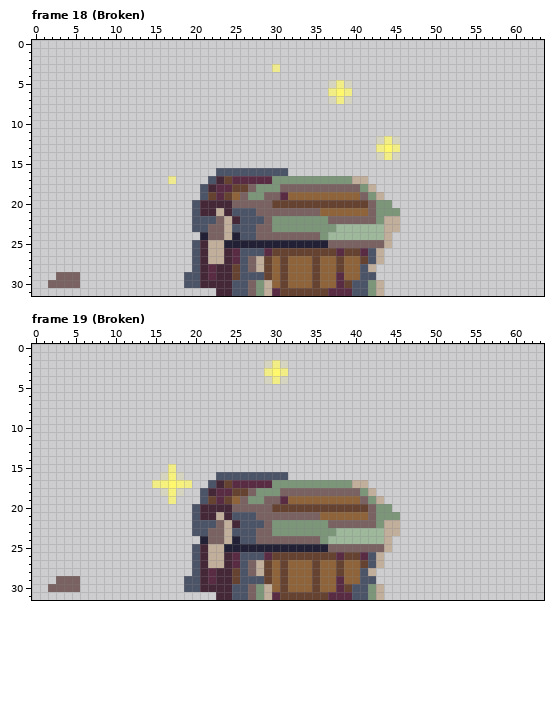
Two versions of one pixel-art file, NeverShallWeDie/Assets/Sprites/Interactables/Chest.aseprite. This is how it looked before the edit.
64x32 pixels, 36 frames. Pixels under 10% opacity are left out. Shown: frame 18 (Broken), frame 19 (Broken). The commit also changed other frames, which this record leaves out.
After:
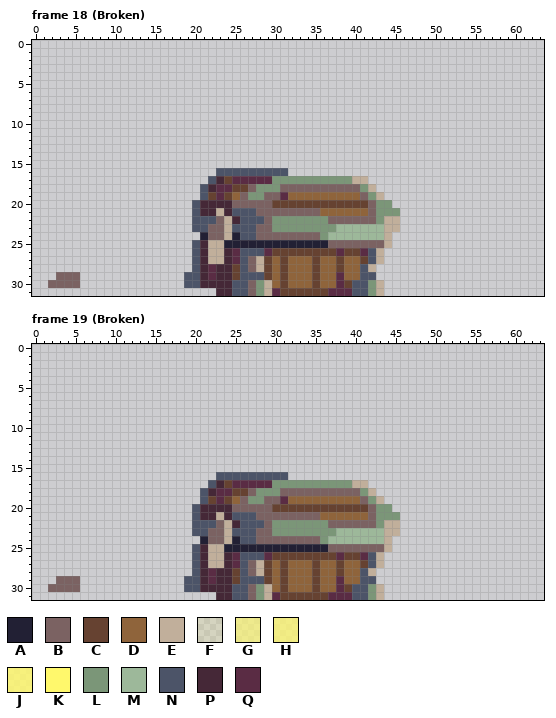
Palette (. is transparent): A #222034  B #7b6262  C #664231  D #8f643b  E #c1af9b  F #fff86c2a  G #fff86caa  H #fff86cbf  J #fff86cd4  K #fff86c  L #7b9678  M #9db89a  N #4c5468  P #452837  Q #5a2c44
What changed:
Frame 18 (Broken), layer "FX2":
Colour F is removed in row 5 at x 37 and 39; in row 7 at x 37 and 39; in row 12 at x 43 and 45; in row 14 at x 43 and 45.
Colour G is removed in row 3 at x 30; in row 17 at x 17.
Colour H is removed in row 5 at x 38; in row 6 at x 37 and 39; in row 7 at x 38; in row 12 at x 44; in row 13 at x 43 and 45; in row 14 at x 44.
Colour K is removed in row 6 at x 38; in row 13 at x 44.
Frame 19 (Broken), layer "FX2":
Colour F is removed in row 2 at x 29 and 31; in row 4 at x 29 and 31; in row 16 at x 16 and 18; in row 18 at x 16 and 18.
Colour H is removed in row 2 at x 30; in row 3 at x 29 and 31; in row 4 at x 30; in row 15 at x 17; in row 17 at x 15 and 19; in row 19 at x 17.
Colour J is removed in row 16 at x 17; in row 17 at x 16 and 18; in row 18 at x 17.
Colour K is removed in row 3 at x 30; in row 17 at x 17.
Boxes around the changes in both pictures, in picture pixels (x1, y1, x2, y2):
erased: (272, 64, 280, 72)
erased: (328, 80, 352, 104)
erased: (376, 136, 400, 160)
erased: (168, 176, 176, 184)
erased: (264, 360, 288, 384)
erased: (152, 464, 192, 504)
